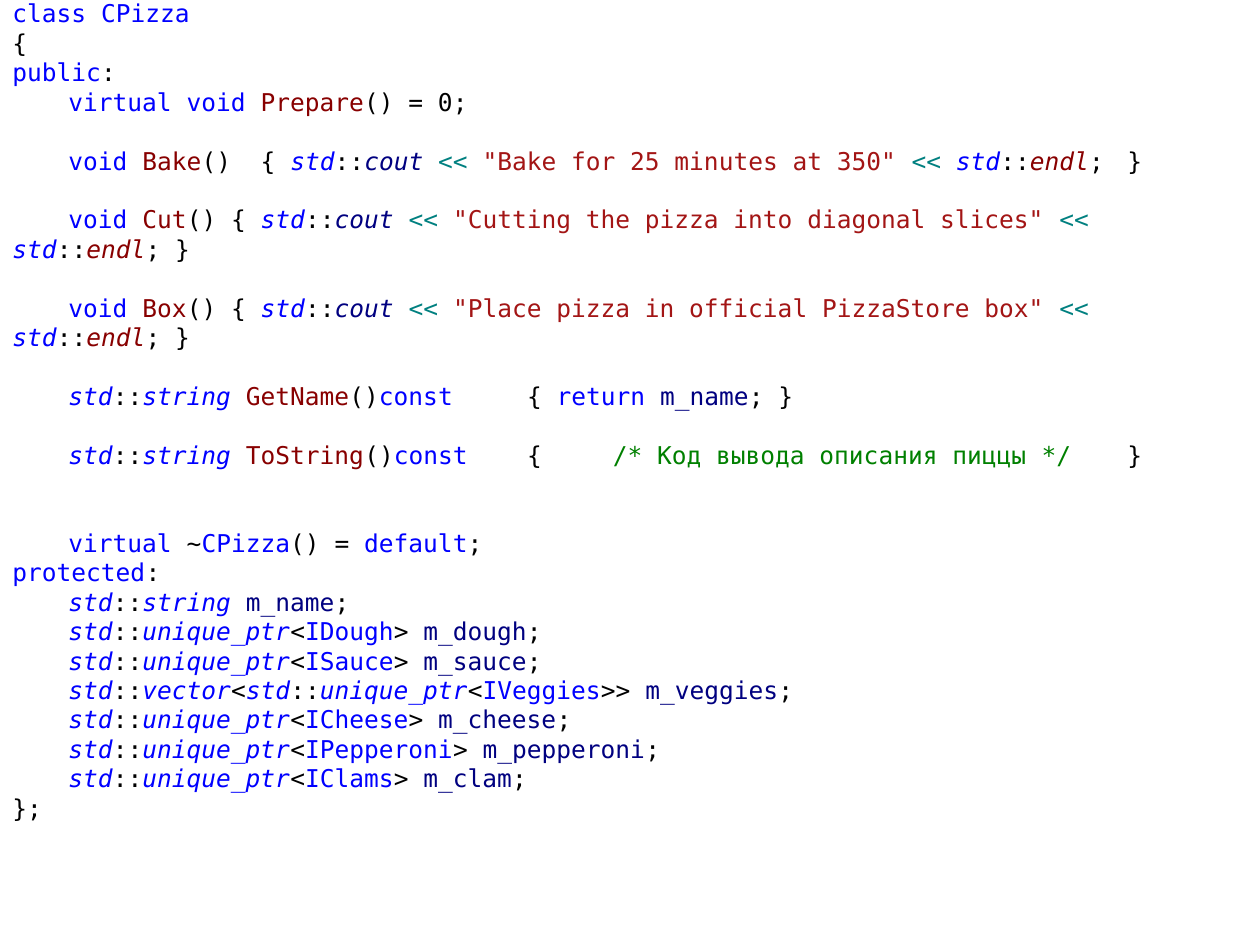
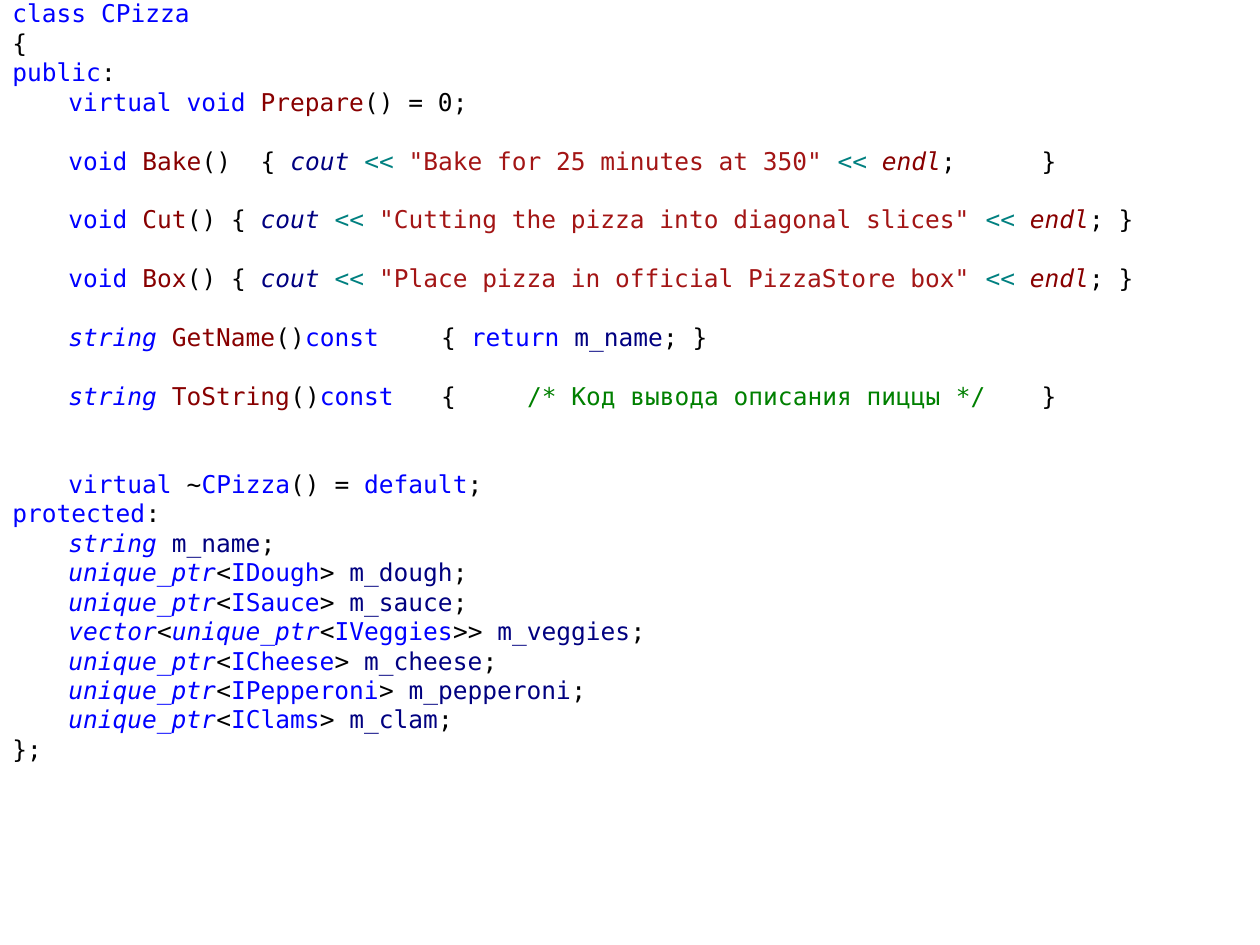
Before and after one commit to iv-sergius/ood, a slide deck: slide 48 of lectures/04.factory/factory.pptx (slide 47 before the commit). Drawn at 1260x945 pixels with LibreOffice and Linux fonts; fonts in the diff are those of the drawing. Boxes give left, top, right and bottom in pixels: in the first picture for what was removed or moved away, otherwise in the second. Text is boxed around its words. In the diff, an @@ line names an element or a change of style, - is before the commit and + after.

```diff
--- a/lectures/04.factory/factory.pptx
+++ b/lectures/04.factory/factory.pptx
@@ text at (x1=68, y1=151, x2=1104, y2=411): text changed @@
-void Bake() { std::cout << "Bake for 25 minutes at 350" << std::endl; }
-void Cut() { std::cout << "Cutting the pizza into diagonal slices" << std::endl; }
-void Box() { std::cout << "Place pizza in official PizzaStore box" << std::endl; }
-std::string GetName()const { return m_name; }
-std::string ToString()const { /* Код вывода описания пиццы */ }
+void Bake() { cout << "Bake for 25 minutes at 350" << endl; }
+void Cut() { cout << "Cutting the pizza into diagonal slices" << endl; }
+void Box() { cout << "Place pizza in official PizzaStore box" << endl; }
+string GetName()const { return m_name; }
+string ToString()const { /* Код вывода описания пиццы */ }
@@ text at (x1=68, y1=533, x2=645, y2=734): text changed @@
-std::string m_name;
-std::unique_ptr<IDough> m_dough;
-std::unique_ptr<ISauce> m_sauce;
-std::vector<std::unique_ptr<IVeggies>> m_veggies;
-std::unique_ptr<ICheese> m_cheese;
-std::unique_ptr<IPepperoni> m_pepperoni;
-std::unique_ptr<IClams> m_clam;
+string m_name;
+unique_ptr<IDough> m_dough;
+unique_ptr<ISauce> m_sauce;
+vector<unique_ptr<IVeggies>> m_veggies;
+unique_ptr<ICheese> m_cheese;
+unique_ptr<IPepperoni> m_pepperoni;
+unique_ptr<IClams> m_clam;
```
Also in this commit, not shown: 5 other slides changed, 8 slides added, 1 slide removed.
